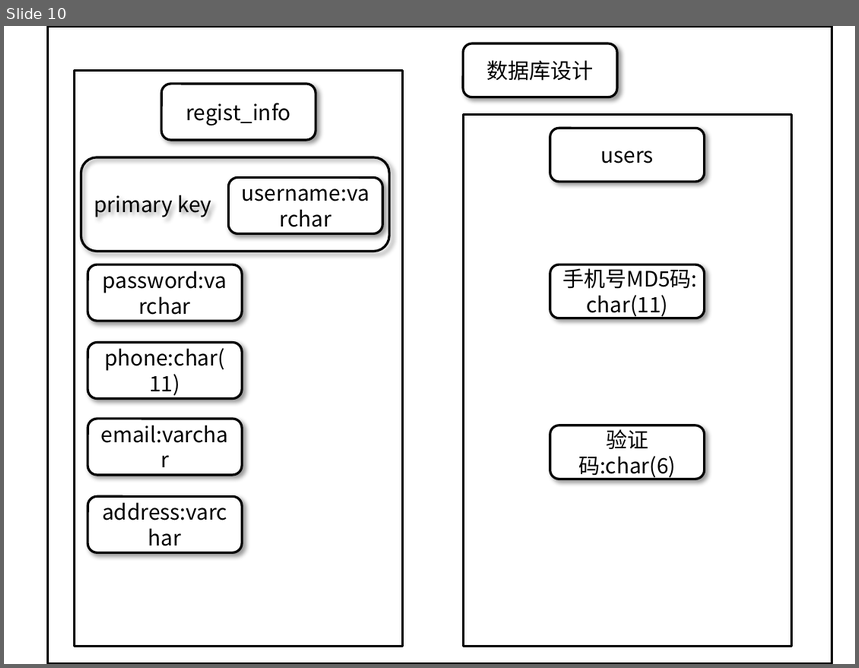
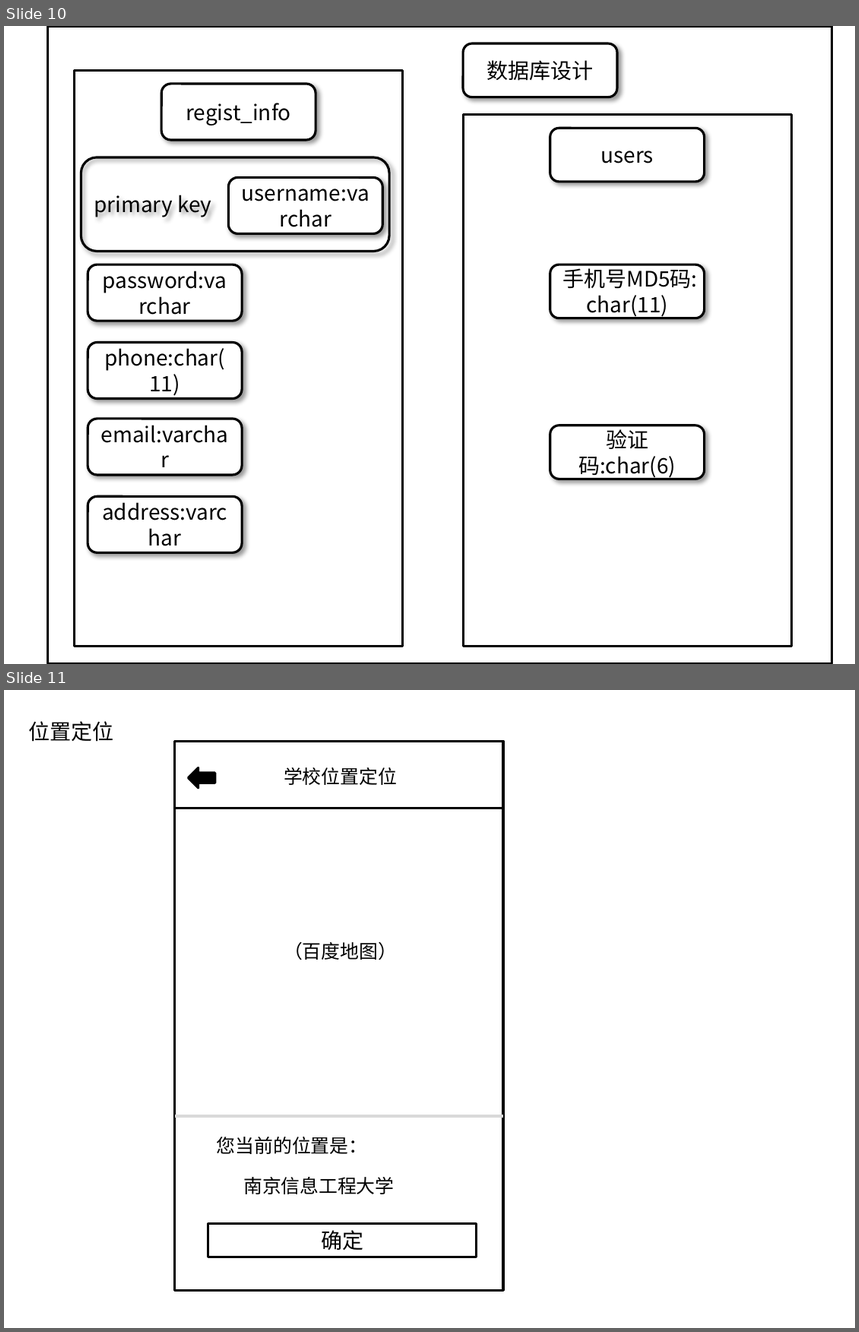
Before and after one commit to Gloria-zzy/UD-development-documents, a slide deck: App流程图和界面.pptx. Shown one above the other, each under a label of ours: slide 10 before the commit, slides 10 and 11 after it. The pictures are 859x668 and 859x1332 pixels, drawn with LibreOffice and Linux fonts; fonts in the diff are those of the drawing. Boxes give left, top, right and bottom in pixels: in the first picture for what was removed or moved away, otherwise in the second. Text is boxed around its words. In the diff, an @@ line names an element or a change of style, - is before the commit and + after.

Commit message:
Add location layout

```diff
--- a/App流程图和界面.pptx
+++ b/App流程图和界面.pptx
@@ slide 11 added at bbox=[4, 690, 855, 1328], background #FFFFFF @@
@@ text added at bbox=[29, 721, 114, 742], 18 pt, text #000000 @@
+位置定位
@@ rectangle added at bbox=[175, 741, 503, 1291], fill #FFFFFF, outline #000000 2 pt @@
@@ left arrow added at bbox=[189, 768, 215, 789], fill #000000, outline #000000 2 pt @@
@@ text added at bbox=[284, 768, 397, 785], 16 pt, text #000000 @@
+学校位置定位
@@ line added from (175, 809) to (503, 809), #000000 2.25 pt @@
@@ text added at bbox=[284, 942, 397, 961], 16 pt, text #000000 @@
+（百度地图）
@@ line added from (175, 1116) to (503, 1116), #D9D9D9 2.25 pt @@
@@ text added at bbox=[217, 1137, 367, 1154], 16 pt, text #000000 @@
+您当前的位置是：
@@ text added at bbox=[243, 1177, 394, 1195], 16 pt, text #000000 @@
+南京信息工程大学
@@ rectangle added at bbox=[208, 1224, 477, 1257], fill #FFFFFF, outline #000000 2 pt, 18 pt, text #000000 @@
+确定
```
